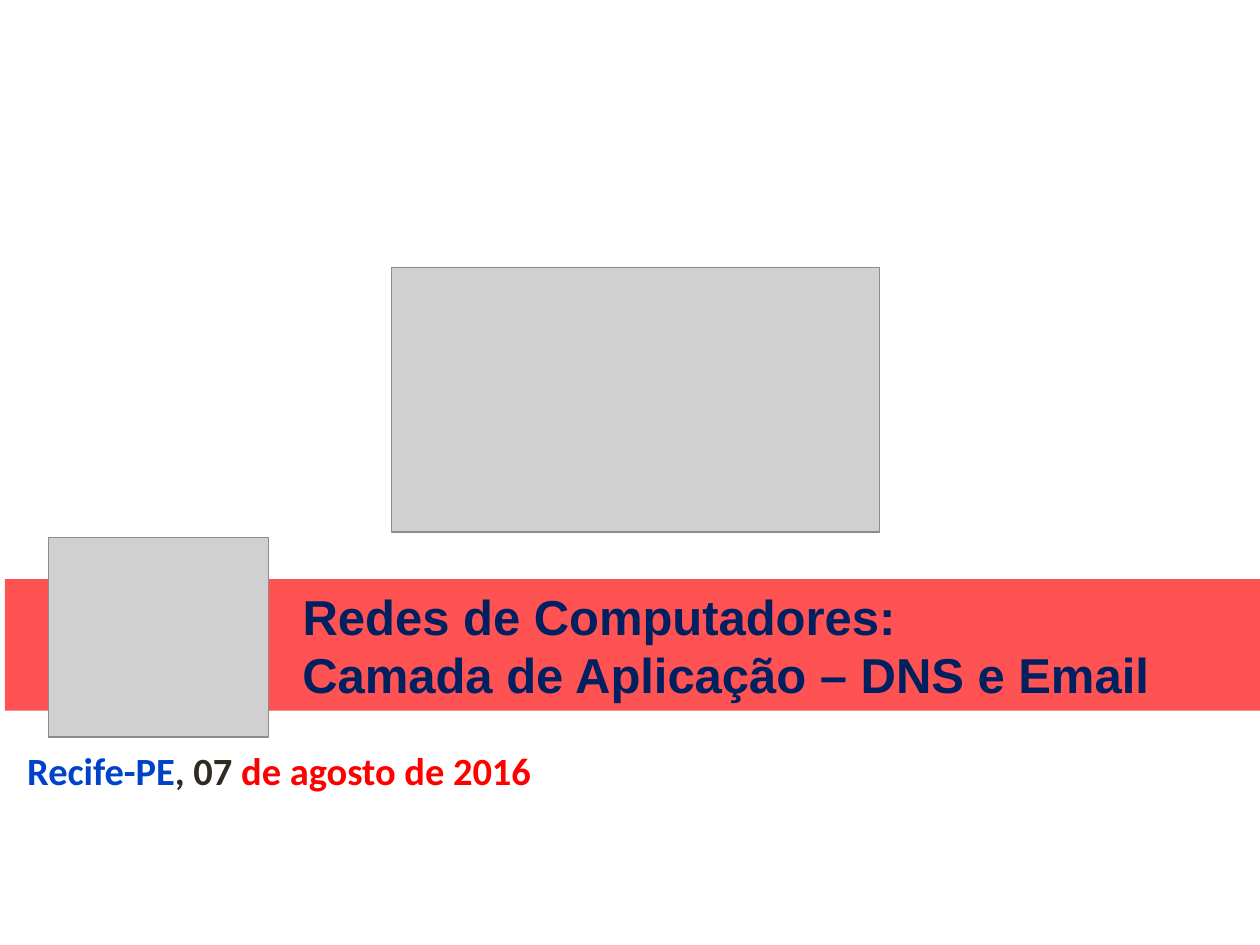
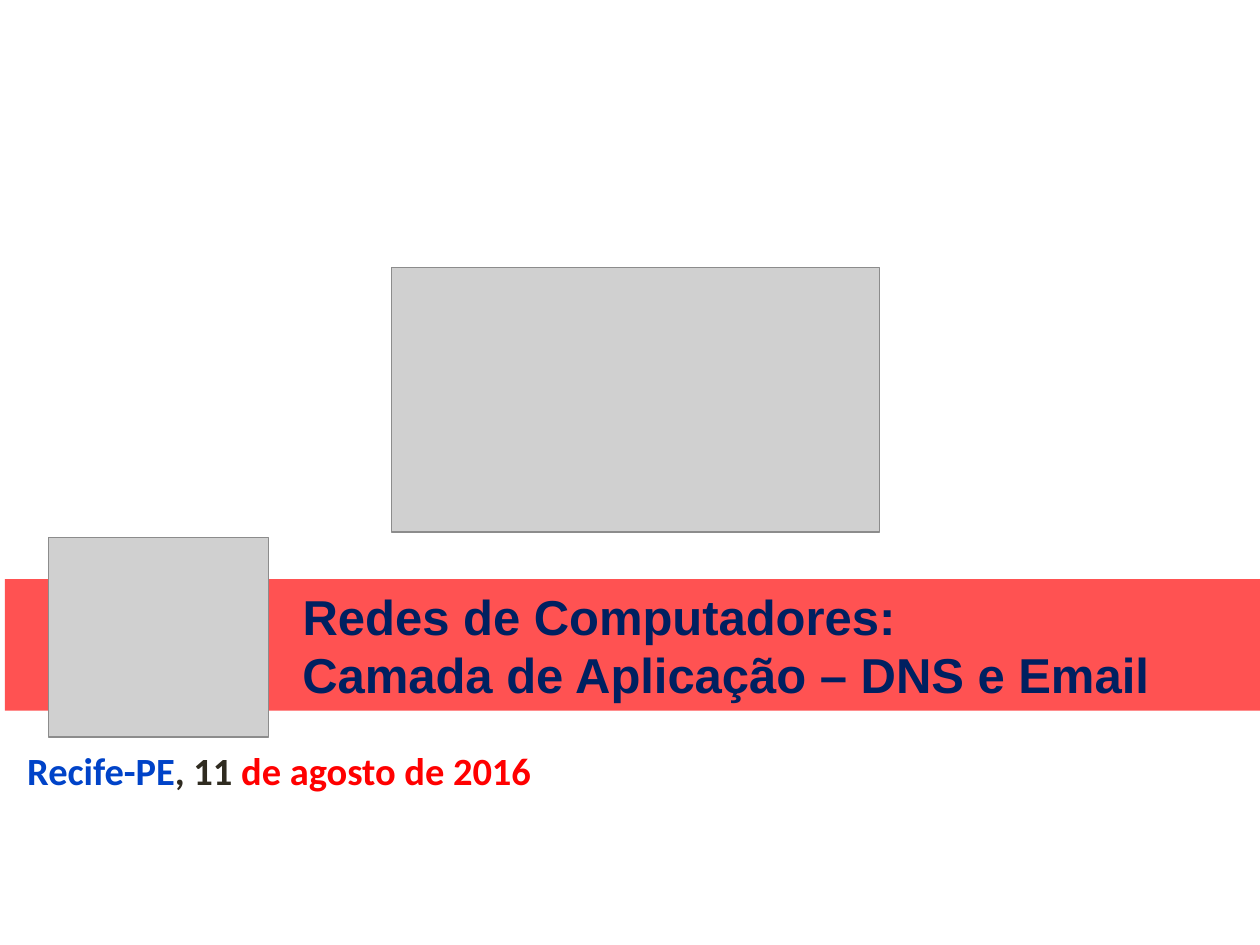
Before and after one commit to niviaquental/niviaquental.github.io, a slide deck: slide 1 of Presentations/Aula03-Aplicacao-EmailDNS/03-DNSEmail.pptx. Drawn at 1260x945 pixels with LibreOffice and Linux fonts; fonts in the diff are those of the drawing; grey boxes stand for pictures; background and template pictures are left out. Boxes give left, top, right and bottom in pixels: in the first picture for what was removed or moved away, otherwise in the second. Text is boxed around its words. In the diff, an @@ line names an element or a change of style, - is before the commit and + after.

Commit message:
typo

```diff
--- a/Presentations/Aula03-Aplicacao-EmailDNS/03-DNSEmail.pptx
+++ b/Presentations/Aula03-Aplicacao-EmailDNS/03-DNSEmail.pptx
@@ text at [27,758,531,792]: text changed @@
-Recife-PE, 07 de agosto de 2016
+Recife-PE, 11 de agosto de 2016
```
Also in this commit, not shown: 1 other slide changed.
